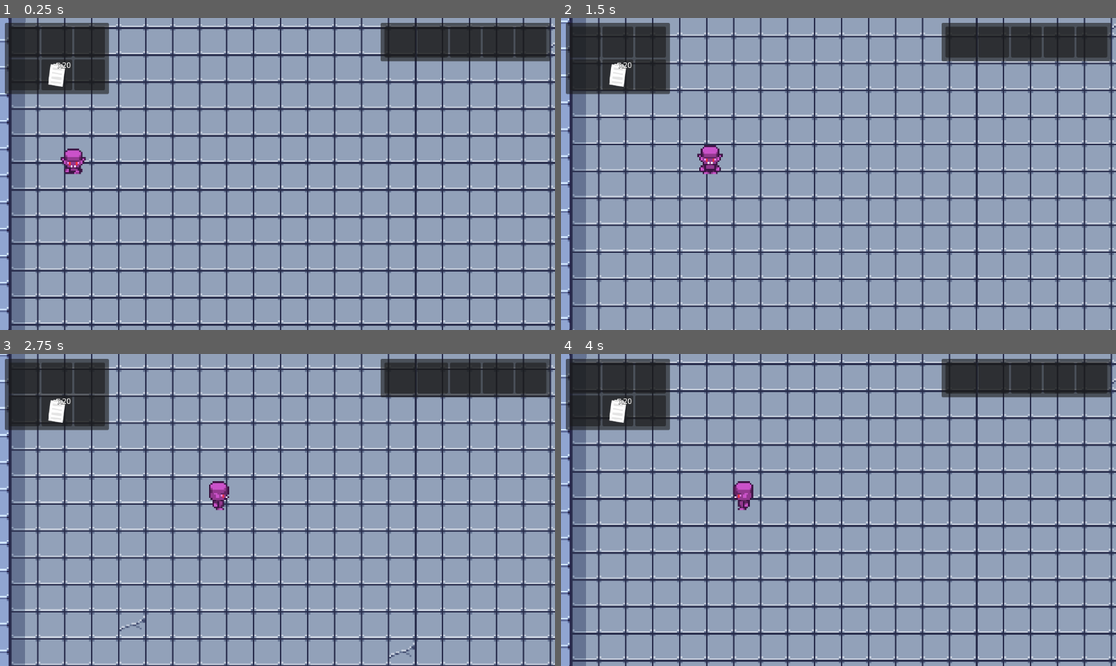
Above: before the commit, frames 1-4 (two rows, left to right).
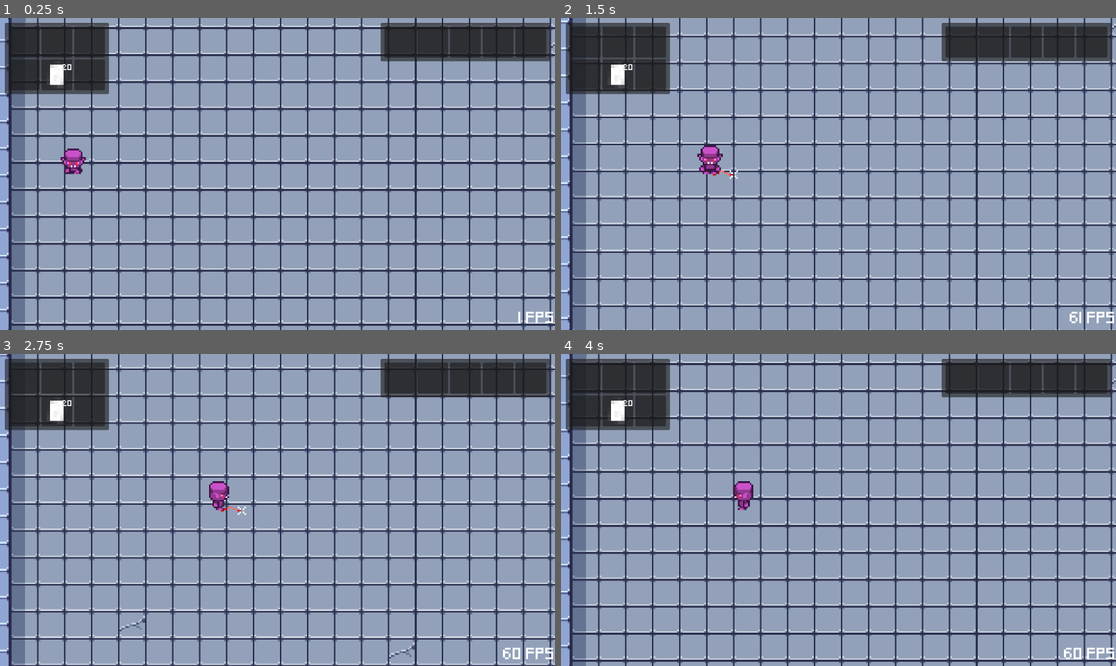
Above: after the commit, the same moments.

Repository: nielss94/top-down-godot
Game: Godot game, scene res://game.tscn
Two runs of this game, one before a commit and one after it. Both use one fixed random seed, a clock stepped at 60 frames per second and the inputs below.
Inputs (mouse positions are in pixels of both pictures, inside the frame that each line leads up to):
- Up to frame 1 (0.25 s): no input
- Up to frame 2 (1.5 s): tap Enter at 0.5 s; move the mouse to (960, 158) at 0.52 s; hold D (right) 0.53-1.28 s; tap E (interact) at 0.6 s; move the mouse to (727, 189) at 1.27 s; hold S (down) from 1.28 s (still down); right-click (727, 189) at 1.35 s
- Up to frame 3 (2.75 s): move the mouse to (333, 441) at 2.02 s; release S (down) at 2.03 s; hold D (right) from 2.03 s (still down); tap E (interact) at 2.1 s
- Up to frame 4 (4 s): move the mouse to (810, 572) at 2.77 s; release D (right) at 2.78 s; hold W (up) 2.78-3.53 s; right-click (810, 572) at 2.85 s; move the mouse to (1005, 556) at 3.52 s; hold A (left) from 3.53 s (still down); tap E (interact) at 3.6 s

The runs differ from the first frame. In frame 1, 0.2% of the frame differs, in the area x 8-100%, y 14-98%; in frame 2, 0.3%; in frame 3, 0.3%; in frame 4, 0.3%.

Commit message:
floating damage numbers, apply stats to damage, critical hits

Diff:
--- /dev/null
+++ b/abilities/stat_orientation.gd
@@ -0,0 +1,8 @@
+class_name StatOrientation extends Node
+
+enum Type {
+	Strength,
+	Intellect,
+	Dexterity,
+	Luck
+}
--- a/abilities/whip/whip.gd
+++ b/abilities/whip/whip.gd
@@ -1,10 +1,15 @@
-extends Node2D
+class_name Whip extends Node2D
+
+signal hit_enemy(whip: Whip, enemy: Enemy)
 
 @onready var visual: Sprite2D = $Sprite2D
 @onready var collision_shape: CollisionShape2D = $WhipArea/CollisionShape2D
 
 var enemies_in_range: Array
 var nearestEnemy
+
+@export var attack_orientation: StatOrientation.Type
+@export var crit_orientation: StatOrientation.Type
 
 func _ready():
 	await get_tree().create_timer(0.5).timeout
@@ -26,18 +31,18 @@
 	visual.show()
 	collision_shape.disabled = false;
 
-	await get_tree().create_timer(0.5).timeout
+	await get_tree().create_timer(0.3).timeout
 
 	visual.hide()
 	collision_shape.disabled = true;
 
-	await get_tree().create_timer(2.0).timeout
+	await get_tree().create_timer(.4).timeout
 
 	hit()
 
 func _on_area_2d_body_entered(body):
 	if body is Enemy:
-		body.take_damage(100)
+		hit_enemy.emit(self, body as Enemy)
 
 func _on_detection_area_body_entered(body):
 	if body is Enemy:
--- a/abilities/whip/whip.tscn
+++ b/abilities/whip/whip.tscn
@@ -11,6 +11,7 @@
 
 [node name="Whip" type="Node2D"]
 script = ExtResource("1_5603v")
+crit_orientation = 3
 
 [node name="Sprite2D" type="Sprite2D" parent="."]
 visible = false
--- /dev/null
+++ b/common/fps_counter/fps_counter.gd
@@ -0,0 +1,4 @@
+extends Label
+
+func _process(delta):
+	text = "%s FPS" % str(Engine.get_frames_per_second())
--- /dev/null
+++ b/common/fps_counter/fps_counter.tscn
@@ -0,0 +1,17 @@
+[gd_scene load_steps=4 format=3 uid="uid://btkac8jfrq1hd"]
+
+[ext_resource type="Script" path="res://common/fps_counter/fps_counter.gd" id="1_gtxwm"]
+[ext_resource type="FontFile" uid="uid://svtw3sprfuvn" path="res://font/Pixeled.ttf" id="1_ndur8"]
+
+[sub_resource type="LabelSettings" id="LabelSettings_pi138"]
+font = ExtResource("1_ndur8")
+font_size = 20
+
+[node name="FPSCounter" type="Label"]
+offset_right = 91.0
+offset_bottom = 59.0
+text = "0"
+label_settings = SubResource("LabelSettings_pi138")
+horizontal_alignment = 2
+vertical_alignment = 1
+script = ExtResource("1_gtxwm")
--- a/common/stats/stats.gd
+++ b/common/stats/stats.gd
@@ -1,5 +1,7 @@
 extends Node
 class_name Stats
+
+@export var attack_power: int = 10
 
 @export var strength: int = 0
 @export var intellect: int = 0
@@ -11,6 +13,7 @@
 	intellect = stats.intellect
 	dexterity = stats.dexterity
 	luck = stats.luck
+	attack_power = stats.attack_power
 
 func with_strength(amount: int) -> Stats:
 	strength = amount
--- a/enemy/enemy.gd
+++ b/enemy/enemy.gd
@@ -38,8 +38,9 @@
 func set_target(target: Player):
 	self.target = target
 
-func take_damage(damage: int):
+func take_damage(damage: int, crit: bool):
 	health_component.lose(damage)
+	Events.enemy_took_damage.emit(damage, crit, position)
 
 func _on_area_2d_body_entered(body):
 	if body is Player:
--- a/enemy/enemy.tscn
+++ b/enemy/enemy.tscn
@@ -20,8 +20,8 @@
 "values": [272]
 }
 
-[sub_resource type="Animation" id="Animation_8gtyl"]
-resource_name = "run_right"
+[sub_resource type="Animation" id="Animation_eri1d"]
+resource_name = "run_down"
 length = 0.5
 loop_mode = 1
 step = 0.125
@@ -35,7 +35,7 @@
 "times": PackedFloat32Array(0, 0.125, 0.25, 0.375),
 "transitions": PackedFloat32Array(1, 1, 1, 1),
 "update": 1,
-"values": [9, 10, 11, 10]
+"values": [3, 4, 5, 4]
 }
 
 [sub_resource type="Animation" id="Animation_mq6ga"]
@@ -56,6 +56,24 @@
 "values": [6, 7, 8, 7]
 }
 
+[sub_resource type="Animation" id="Animation_8gtyl"]
+resource_name = "run_right"
+length = 0.5
+loop_mode = 1
+step = 0.125
+tracks/0/type = "value"
+tracks/0/imported = false
+tracks/0/enabled = true
+tracks/0/path = NodePath("Sprite2D:frame")
+tracks/0/interp = 0
+tracks/0/loop_wrap = true
+tracks/0/keys = {
+"times": PackedFloat32Array(0, 0.125, 0.25, 0.375),
+"transitions": PackedFloat32Array(1, 1, 1, 1),
+"update": 1,
+"values": [9, 10, 11, 10]
+}
+
 [sub_resource type="Animation" id="Animation_yi8yi"]
 resource_name = "run_up"
 length = 0.5
@@ -72,24 +90,6 @@
 "transitions": PackedFloat32Array(1, 1, 1, 1),
 "update": 1,
 "values": [0, 1, 2, 1]
-}
-
-[sub_resource type="Animation" id="Animation_eri1d"]
-resource_name = "run_down"
-length = 0.5
-loop_mode = 1
-step = 0.125
-tracks/0/type = "value"
-tracks/0/imported = false
-tracks/0/enabled = true
-tracks/0/path = NodePath("Sprite2D:frame")
-tracks/0/interp = 0
-tracks/0/loop_wrap = true
-tracks/0/keys = {
-"times": PackedFloat32Array(0, 0.125, 0.25, 0.375),
-"transitions": PackedFloat32Array(1, 1, 1, 1),
-"update": 1,
-"values": [3, 4, 5, 4]
 }
 
 [sub_resource type="AnimationLibrary" id="AnimationLibrary_liuv5"]
@@ -155,7 +155,7 @@
 offset = Vector2(0, -12)
 hframes = 3
 vframes = 4
-frame = 5
+frame = 4
 script = ExtResource("3_r6s04")
 
 [node name="AnimationPlayer" type="AnimationPlayer" parent="."]
--- a/events/Events.gd
+++ b/events/Events.gd
@@ -10,6 +10,8 @@
 signal pickup_success(unique_id)
 signal pickup_item(item)
 signal drop_item(item, position)
+
+signal enemy_took_damage(amount: int, critical: bool, position: Vector2)
 signal enemy_died(position)
 
 
--- /dev/null
+++ b/floating_text/floating_text.gd
@@ -0,0 +1,14 @@
+class_name FloatingText extends Control
+
+@onready var floating_text_label: Label = $FloatingTextLabel
+
+
+func _ready():
+	var tween = get_tree().create_tween().bind_node(self).set_trans(Tween.TRANS_QUAD)
+	tween.tween_property(self, "position", position + Vector2.UP * 20, 1.0)
+
+	tween.finished.connect(queue_free)
+
+func set_text(text: String, color: Color) -> void:
+	floating_text_label.text = text
+	floating_text_label.add_theme_color_override("font_color", color)
--- /dev/null
+++ b/floating_text/floating_text.tscn
@@ -0,0 +1,30 @@
+[gd_scene load_steps=4 format=3 uid="uid://d2wotwj8nuwrw"]
+
+[ext_resource type="Script" path="res://floating_text/floating_text.gd" id="1_scqlc"]
+[ext_resource type="FontFile" uid="uid://svtw3sprfuvn" path="res://font/Pixeled.ttf" id="2_feefw"]
+
+[sub_resource type="Theme" id="Theme_t78f1"]
+default_font = ExtResource("2_feefw")
+default_font_size = 5
+
+[node name="FloatingText" type="Control"]
+z_index = 3
+layout_mode = 3
+anchors_preset = 0
+offset_right = 34.0
+offset_bottom = 26.0
+theme = SubResource("Theme_t78f1")
+script = ExtResource("1_scqlc")
+
+[node name="FloatingTextLabel" type="Label" parent="."]
+layout_mode = 0
+offset_left = -20.0
+offset_top = -12.0
+offset_right = 20.0
+offset_bottom = 11.0
+pivot_offset = Vector2(20, 12)
+theme_override_colors/font_outline_color = Color(0, 0, 0, 1)
+theme_override_constants/outline_size = 2
+text = "23"
+horizontal_alignment = 1
+vertical_alignment = 1
--- /dev/null
+++ b/floating_text/floating_text_manager.gd
@@ -0,0 +1,18 @@
+class_name FloatingTextManager extends Node
+
+const floating_text = preload("res://floating_text/floating_text.tscn")
+
+@export var damage_color: Color
+@export var damage_crit_color: Color
+
+func _ready():
+	Events.enemy_took_damage.connect(enemy_took_damage)
+
+func enemy_took_damage(amount: int, critical: bool, position: Vector2):
+	var new_floating_text = floating_text.instantiate() as FloatingText
+
+	new_floating_text.global_position = position
+
+	add_child(new_floating_text)
+	print("crittttt %s" % critical)
+	new_floating_text.set_text(str(amount), damage_crit_color if critical else damage_color)
--- /dev/null
+++ b/floating_text/floating_text_manager.tscn
@@ -0,0 +1,8 @@
+[gd_scene load_steps=2 format=3 uid="uid://cqk1k8jqpvden"]
+
+[ext_resource type="Script" path="res://floating_text/floating_text_manager.gd" id="1_pupp6"]
+
+[node name="FloatingTextManager" type="Node"]
+script = ExtResource("1_pupp6")
+damage_color = Color(1, 1, 0.682353, 1)
+damage_crit_color = Color(0.945098, 0.92549, 0, 1)
--- a/game.tscn
+++ b/game.tscn
@@ -8,6 +8,8 @@
 [ext_resource type="Script" path="res://inventory/ui/inventory_interface.gd" id="5_oxxv8"]
 [ext_resource type="PackedScene" uid="uid://df8ndsa76tod4" path="res://inventory/ui/inventory_ui.tscn" id="6_jfxro"]
 [ext_resource type="PackedScene" uid="uid://julmk5r85rfi" path="res://loot_manager/loot_manager.tscn" id="7_a7vvf"]
+[ext_resource type="PackedScene" uid="uid://cqk1k8jqpvden" path="res://floating_text/floating_text_manager.tscn" id="9_vsfb0"]
+[ext_resource type="PackedScene" uid="uid://btkac8jfrq1hd" path="res://common/fps_counter/fps_counter.tscn" id="10_6jva6"]
 
 [node name="Game" type="Node"]
 script = ExtResource("1_kd3de")
@@ -37,6 +39,19 @@
 offset_right = -10.0
 offset_bottom = 90.0
 
+[node name="FPSCounter" parent="UI" instance=ExtResource("10_6jva6")]
+anchors_preset = 3
+anchor_left = 1.0
+anchor_top = 1.0
+anchor_right = 1.0
+anchor_bottom = 1.0
+offset_left = -132.0
+offset_top = -59.0
+offset_right = 0.0
+offset_bottom = 0.0
+grow_horizontal = 0
+grow_vertical = 0
+
 [node name="Player" parent="." instance=ExtResource("3_avnsc")]
 position = Vector2(44, 112)
 
@@ -51,3 +66,5 @@
 position_smoothing_speed = 200.0
 
 [node name="LootManager" parent="." instance=ExtResource("7_a7vvf")]
+
+[node name="FloatingTextManager" parent="." instance=ExtResource("9_vsfb0")]
--- a/inventory/ui/equipment_slot_ui.tscn
+++ b/inventory/ui/equipment_slot_ui.tscn
@@ -1,14 +1,23 @@
-[gd_scene load_steps=2 format=3 uid="uid://bgvdaf0svbnm4"]
+[gd_scene load_steps=4 format=3 uid="uid://bgvdaf0svbnm4"]
 
 [ext_resource type="Script" path="res://inventory/ui/equipment_slot_ui.gd" id="1_sntij"]
+[ext_resource type="FontFile" uid="uid://svtw3sprfuvn" path="res://font/Pixeled.ttf" id="2_okngw"]
+
+[sub_resource type="LabelSettings" id="LabelSettings_evurr"]
+font = ExtResource("2_okngw")
+font_size = 10
+outline_size = 2
+outline_color = Color(0, 0, 0, 1)
 
 [node name="Slot" type="Panel"]
+texture_filter = 1
 custom_minimum_size = Vector2(64, 64)
 offset_right = 40.0
 offset_bottom = 40.0
 script = ExtResource("1_sntij")
 
 [node name="MarginContainer" type="MarginContainer" parent="."]
+texture_filter = 1
 custom_minimum_size = Vector2(64, 64)
 layout_mode = 0
 offset_right = 40.0
@@ -19,12 +28,14 @@
 theme_override_constants/margin_bottom = 4
 
 [node name="TextureRect" type="TextureRect" parent="MarginContainer"]
+texture_filter = 1
 layout_mode = 2
 expand_mode = 1
 stretch_mode = 5
 
 [node name="QuantityLabel" type="Label" parent="."]
 visible = false
+texture_filter = 1
 layout_mode = 1
 anchors_preset = 1
 anchor_left = 1.0
@@ -35,6 +46,7 @@
 theme_override_colors/font_color = Color(1, 1, 1, 1)
 theme_override_colors/font_outline_color = Color(0, 0, 0, 1)
 theme_override_constants/outline_size = 2
+label_settings = SubResource("LabelSettings_evurr")
 
 [connection signal="mouse_entered" from="." to="." method="_on_mouse_entered"]
 [connection signal="mouse_exited" from="." to="." method="_on_mouse_exited"]
--- a/inventory/ui/slot_ui.gd
+++ b/inventory/ui/slot_ui.gd
@@ -26,7 +26,7 @@
 
 	tooltip_text += "\nUnique id: %s" % slot.item.unique_id
 	if slot.quantity > 1:
-		quantity_label.text = "x%s" % slot.quantity
+		quantity_label.text = "%s" % slot.quantity
 		quantity_label.show()
 
 func _on_mouse_entered():
--- a/inventory/ui/slot_ui.tscn
+++ b/inventory/ui/slot_ui.tscn
@@ -1,14 +1,24 @@
-[gd_scene load_steps=2 format=3 uid="uid://djiyrnncqjost"]
+[gd_scene load_steps=4 format=3 uid="uid://djiyrnncqjost"]
 
 [ext_resource type="Script" path="res://inventory/ui/slot_ui.gd" id="1_a531u"]
+[ext_resource type="FontFile" uid="uid://svtw3sprfuvn" path="res://font/Pixeled.ttf" id="2_cgp6q"]
+
+[sub_resource type="LabelSettings" id="LabelSettings_p7ch4"]
+font = ExtResource("2_cgp6q")
+font_size = 10
+outline_size = 1
+outline_color = Color(0, 0, 0, 1)
+shadow_size = 0
 
 [node name="Slot" type="Panel"]
+texture_filter = 1
 custom_minimum_size = Vector2(64, 64)
 offset_right = 40.0
 offset_bottom = 40.0
 script = ExtResource("1_a531u")
 
 [node name="MarginContainer" type="MarginContainer" parent="."]
+texture_filter = 1
 custom_minimum_size = Vector2(64, 64)
 layout_mode = 0
 offset_right = 40.0
@@ -19,22 +29,27 @@
 theme_override_constants/margin_bottom = 4
 
 [node name="TextureRect" type="TextureRect" parent="MarginContainer"]
+texture_filter = 1
 layout_mode = 2
 expand_mode = 1
 stretch_mode = 5
 
 [node name="QuantityLabel" type="Label" parent="."]
 visible = false
+texture_filter = 1
 layout_mode = 1
 anchors_preset = 1
 anchor_left = 1.0
 anchor_right = 1.0
-offset_left = -30.0
-offset_bottom = 26.0
+offset_left = -36.0
+offset_bottom = 45.0
 grow_horizontal = 0
 theme_override_colors/font_color = Color(1, 1, 1, 1)
 theme_override_colors/font_outline_color = Color(0, 0, 0, 1)
 theme_override_constants/outline_size = 2
+text = "10"
+label_settings = SubResource("LabelSettings_p7ch4")
+horizontal_alignment = 2
 
 [connection signal="mouse_entered" from="." to="." method="_on_mouse_entered"]
 [connection signal="mouse_exited" from="." to="." method="_on_mouse_exited"]
--- a/item/equipment/wooden_armor.tres
+++ b/item/equipment/wooden_armor.tres
@@ -6,7 +6,7 @@
 [resource]
 script = ExtResource("1_u4h3l")
 type = 1
-strength = 10
+strength = 13
 intellect = 0
 dexterity = 15
 luck = 0
--- a/item/equipment/wooden_helmet.tres
+++ b/item/equipment/wooden_helmet.tres
@@ -6,11 +6,12 @@
 [resource]
 script = ExtResource("1_pd7i3")
 type = 0
-strength = 10
+strength = 5
 intellect = 0
-dexterity = 15
-luck = 0
+dexterity = 0
+luck = 25
 name = "Wooden Helmet"
 description = "It could defend you from a bully."
 sprite = ExtResource("2_q2mr3")
 stackable = false
+unique_id = ""
--- a/loot_manager/loot_manager.gd
+++ b/loot_manager/loot_manager.gd
@@ -23,4 +23,4 @@
 	var new_pickup = pickup.instantiate()
 	(new_pickup as PickUp).set_item(item);
 	new_pickup.position = position
-	get_tree().current_scene.add_child(new_pickup)
+	get_tree().current_scene.call_deferred("add_child", new_pickup)
--- a/pickup/pick_up.tscn
+++ b/pickup/pick_up.tscn
@@ -1,9 +1,10 @@
-[gd_scene load_steps=3 format=3]
+[gd_scene load_steps=3 format=3 uid="uid://cufa6d018dv7"]
 
 [ext_resource type="Script" path="res://pickup/pick_up.gd" id="2_f6d12"]
 [ext_resource type="PackedScene" path="res://common/interactable/interactable_area.tscn" id="4_8mk4f"]
 
 [node name="PickUp" type="Sprite2D"]
+texture_filter = 1
 script = ExtResource("2_f6d12")
 
 [node name="InteractableArea" parent="." instance=ExtResource("4_8mk4f")]
--- a/player/player.gd
+++ b/player/player.gd
@@ -9,6 +9,8 @@
 
 @export var speed = 300.0
 @export var direction = Vector2.ZERO
+
+@export var base_crit_multiplier: float = 1.75
 
 func _ready():
 	Events.pickup_item.connect(pickup_item)
@@ -39,3 +41,48 @@
 func _on_equipment_inventory_component_equipment_inventory_changed():
 	Events.player_equipment_inventory_changed.emit()
 	stats.set_stats(equipment_inventory_component.inventory.calculate_stats())
+
+
+func _on_whip_hit_enemy(whip: Whip, enemy: Enemy):
+	var power = stats.attack_power
+
+	print(whip.attack_orientation)
+	match whip.attack_orientation:
+		StatOrientation.Type.Strength:
+			print("sttrrr")
+			power += stats.strength
+		StatOrientation.Type.Dexterity:
+			power += stats.dexterity
+		StatOrientation.Type.Intellect:
+			power += stats.intellect
+		StatOrientation.Type.Luck:
+			power += stats.luck
+
+	print ("power without crit %s" % power)
+	var crit_chance = 0
+	match whip.crit_orientation:
+		StatOrientation.Type.Strength:
+			crit_chance = clamp(stats.strength, 0, 100)
+		StatOrientation.Type.Dexterity:
+			crit_chance = clamp(stats.dexterity, 0, 100)
+		StatOrientation.Type.Intellect:
+			crit_chance = clamp(stats.intellect, 0, 100)
+		StatOrientation.Type.Luck:
+			crit_chance = clamp(stats.luck, 0, 100)
+
+	print ("crit chance %s" % crit_chance)
+	var is_crit = randi_range(0, 100) < crit_chance
+	if is_crit:
+		match whip.crit_orientation:
+			StatOrientation.Type.Strength:
+				power *= base_crit_multiplier + stats.strength / 100
+			StatOrientation.Type.Dexterity:
+				power *= base_crit_multiplier + stats.dexterity / 100
+			StatOrientation.Type.Intellect:
+				power *= base_crit_multiplier + stats.intellect / 100
+			StatOrientation.Type.Luck:
+				power *= base_crit_multiplier + stats.luck / 100
+		print("power with crit %s" % power)
+	else:
+		print("no crit")
+	enemy.take_damage(power, is_crit)
--- a/player/player.tscn
+++ b/player/player.tscn
@@ -213,6 +213,7 @@
 
 [node name="Stats" type="Node" parent="."]
 script = ExtResource("6_03vd4")
+luck = 50
 
 [node name="InventoryComponent" type="Node" parent="."]
 script = ExtResource("7_wh1te")
@@ -224,5 +225,6 @@
 script = ExtResource("9_ecgdn")
 inventory = ExtResource("10_a6p2x")
 
+[connection signal="hit_enemy" from="Whip" to="." method="_on_whip_hit_enemy"]
 [connection signal="inventory_changed" from="InventoryComponent" to="." method="_on_inventory_component_inventory_changed"]
 [connection signal="equipment_inventory_changed" from="EquipmentInventoryComponent" to="." method="_on_equipment_inventory_component_equipment_inventory_changed"]
Binary file added: font/Pixeled.ttf
Not shown, added: font/Pixeled.ttf.import
Not shown: 1 places in game.tscn that only renumber resources
Binary file changed: item/items/Paper.png
